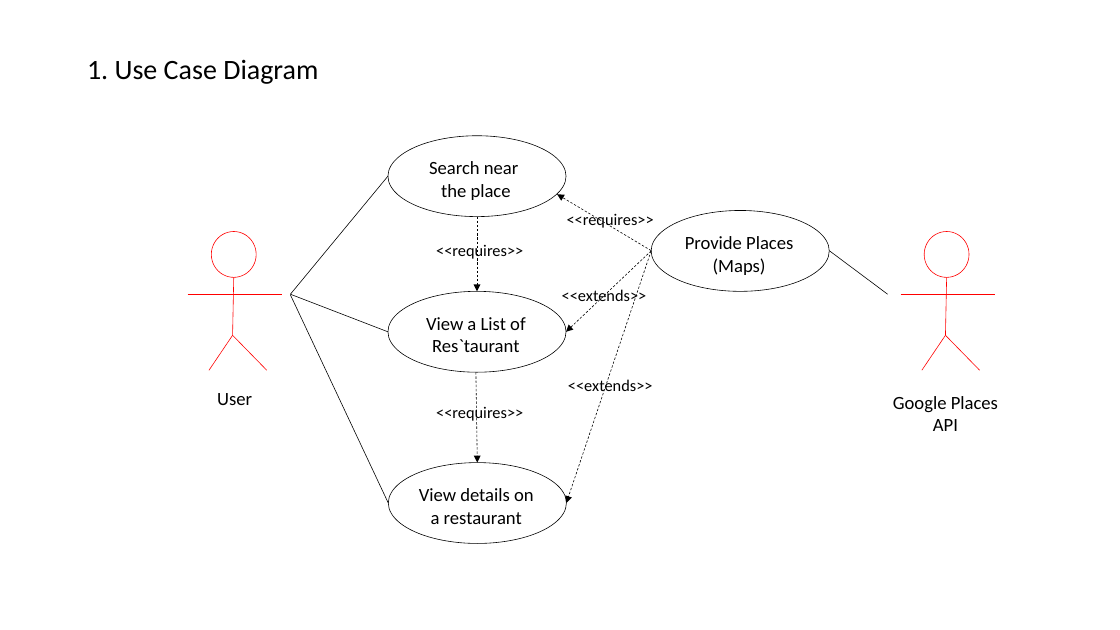
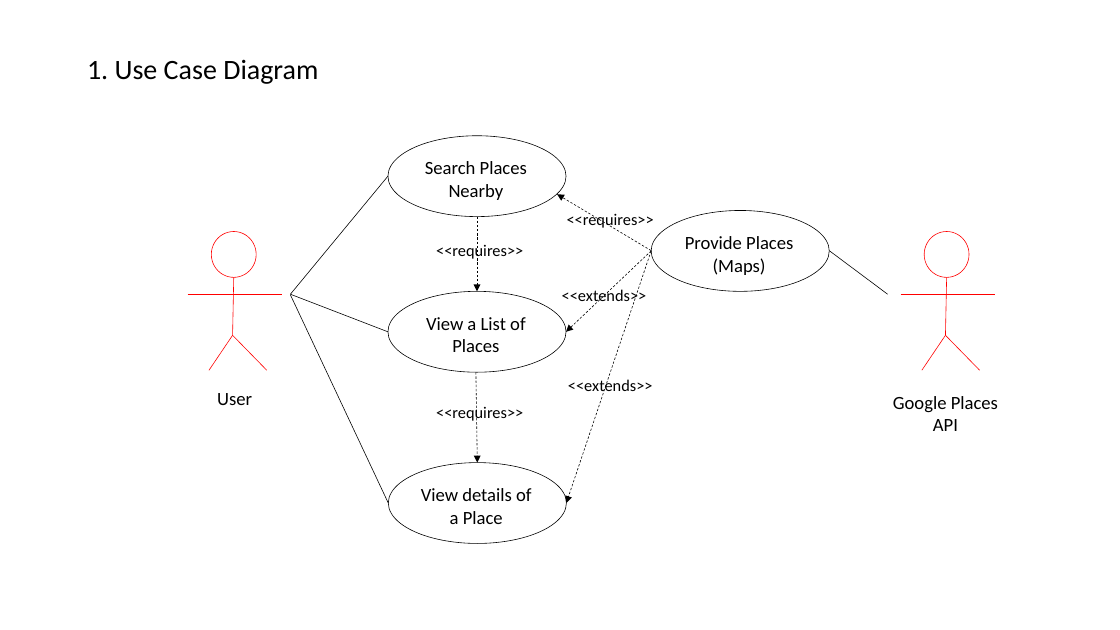
Before and after one commit to brianj-kim/ENSE-374-Project, a slide deck: slide 1 of Milestone#2 Reportouts/UMLDiagrams.pptx. Drawn at 1120x630 pixels with LibreOffice and Linux fonts; fonts in the diff are those of the drawing. Boxes give left, top, right and bottom in pixels: in the first picture for what was removed or moved away, otherwise in the second. Text is boxed around its words. In the diff, an @@ line names an element or a change of style, - is before the commit and + after.

Commit message:
modify User Case Diagram(#1)

```diff
--- a/Milestone#2 Reportouts/UMLDiagrams.pptx
+++ b/Milestone#2 Reportouts/UMLDiagrams.pptx
@@ text at [425, 161, 527, 200]: text changed @@
-Search near
-the place
+Search Places Nearby
@@ text at [426, 317, 525, 352]: text changed @@
-View a List of Res`taurant
+View a List of Places
@@ text at [421, 488, 531, 524]: text changed @@
-View details on a restaurant
+View details of a Place
```
